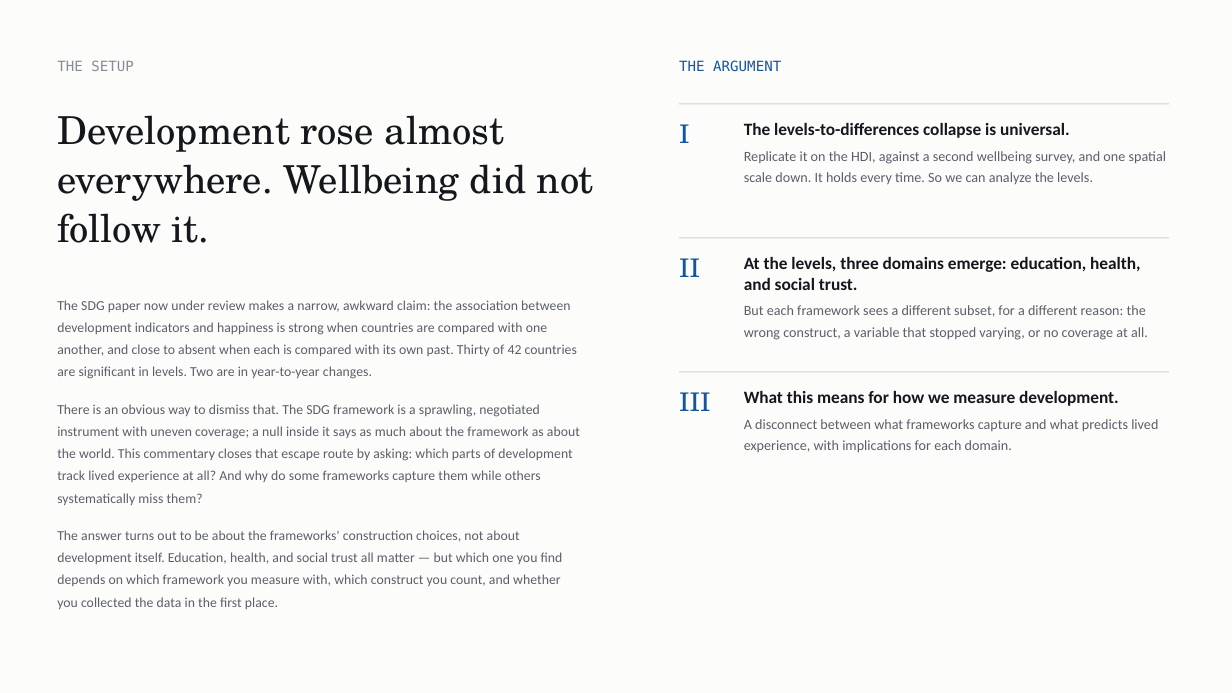
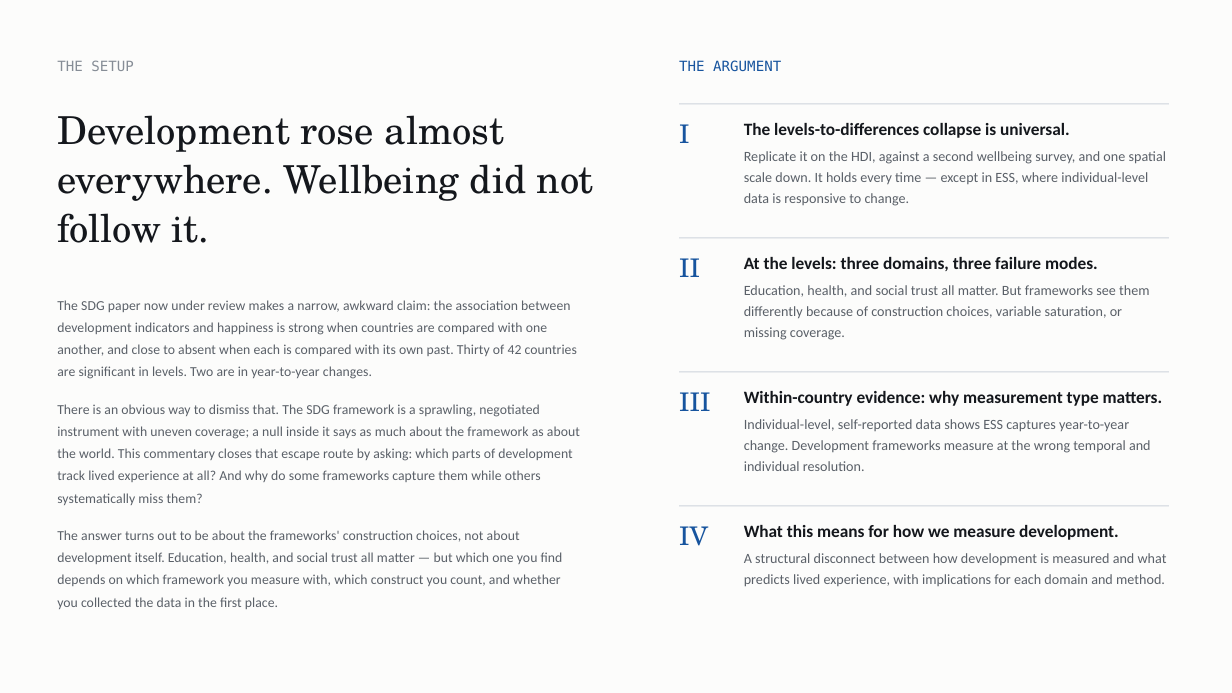
Before and after one commit to cwejnert/HDI-Happiness, a slide deck: slide 2 of deck/Measured_Where_It_Varies.pptx. Drawn at 1232x693 pixels with LibreOffice and Linux fonts; fonts in the diff are those of the drawing. Boxes give left, top, right and bottom in pixels: in the first picture for what was removed or moved away, otherwise in the second. Text is boxed around its words. In the diff, an @@ line names an element or a change of style, - is before the commit and + after.

```diff
--- a/deck/Measured_Where_It_Varies.pptx
+++ b/deck/Measured_Where_It_Varies.pptx
@@ text at (744,151,1167,206): text changed @@
-Replicate it on the HDI, against a second wellbeing survey, and one spatial scale down. It holds every time. So we can analyze the levels.
+Replicate it on the HDI, against a second wellbeing survey, and one spatial scale down. It holds every time — except in ESS, where individual-level data is responsive to change.
@@ text at (744,257,1149,340): text changed @@
-At the levels, three domains emerge: education, health, and social trust.
-But each framework sees a different subset, for a different reason: the wrong construct, a variable that stopped varying, or no coverage at all.
+At the levels: three domains, three failure modes.
+Education, health, and social trust all matter. But frameworks see them differently because of construction choices, variable saturation, or missing coverage.
@@ text at (744,391,1163,471): text changed @@
-What this means for how we measure development.
-A disconnect between what frameworks capture and what predicts lived experience, with implications for each domain.
+Within-country evidence: why measurement type matters.
+Individual-level, self-reported data shows ESS captures year-to-year change. Development frameworks measure at the wrong temporal and individual resolution.
@@ rectangle added at (679,506,1169,506), fill #CDD3DB @@
@@ text added at (679,526,708,546), 20 pt, text #17549E @@
+IV
@@ text added at (744,525,1167,587), 11 pt, text #5A6068 @@
+What this means for how we measure development.
+A structural disconnect between how development is measured and what predicts lived experience, with implications for each domain and method.
```
Also in this commit, not shown: 9 other slides changed, 2 slides added, 1 other file.
